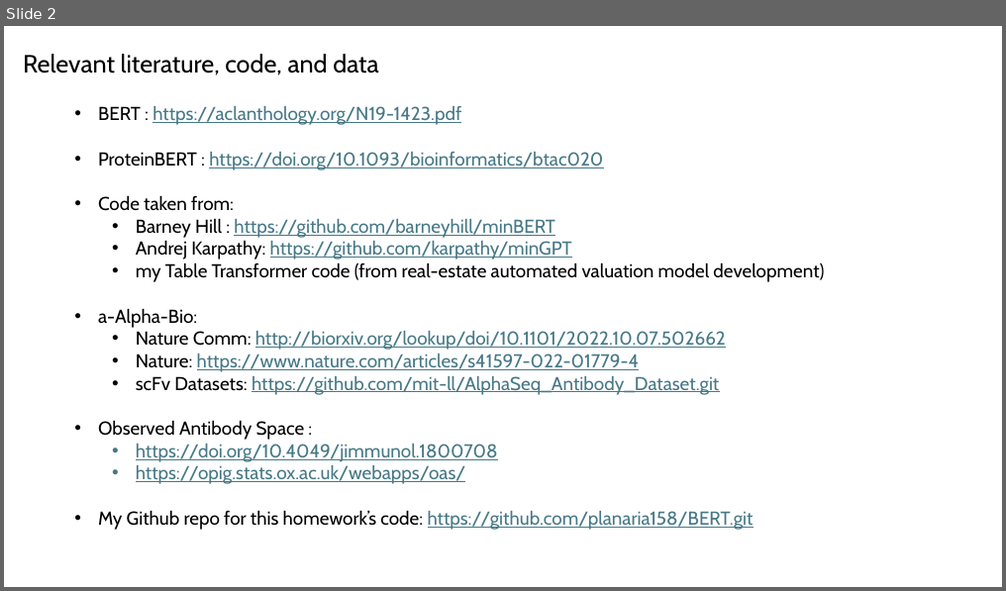
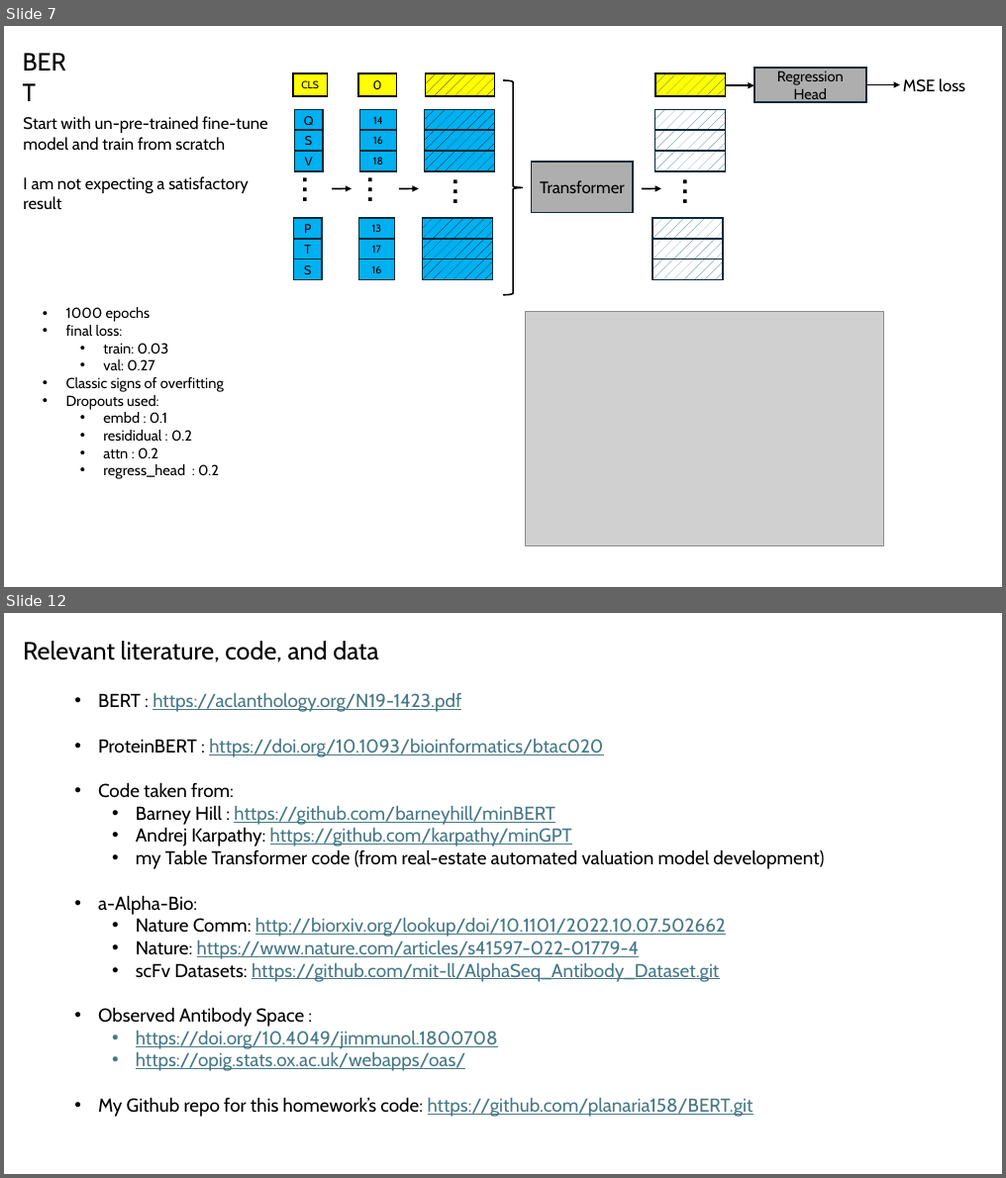
Before and after one commit to planaria158/BERT-antibody-antigen-binding-energy, a slide deck: Homework-aAlphaBio.pptx. Shown one above the other, each under a label of ours: slide 2 before the commit, slides 7 and 12 after it; the slides between them are not shown. The pictures are 1006x591 and 1006x1178 pixels, drawn with LibreOffice and Linux fonts; fonts in the diff are those of the drawing; grey boxes stand for pictures. Boxes give left, top, right and bottom in pixels: in the first picture for what was removed or moved away, otherwise in the second. Text is boxed around its words. In the diff, an @@ line names an element or a change of style, - is before the commit and + after.

```diff
--- a/Homework-aAlphaBio.pptx
+++ b/Homework-aAlphaBio.pptx
@@ slide 7 added at (4, 26, 1002, 587), background #FFFFFF @@
@@ text added at (15, 43, 86, 79), 24 pt, text #000000 @@
+BERT
@@ group added at (291, 68, 965, 295): 30 rectangles, 5 arrows, 5 texts, 1 right brace @@
+Transformer
+Q
+S
+V
+…
+CLS
+P
+T
+S
+…
+14
+16
+18
+0
+13
+17
+16
+…
+…
+Regression Head
+MSE loss
@@ text added at (23, 116, 267, 210), 16 pt, text #000000 @@
+Start with un-pre-trained fine-tune model and train from scratch
+I am not expecting a satisfactory result
@@ text added at (66, 307, 224, 479), 14 pt, text #000000 @@
+• 1000 epochs
+• final loss:
+  • train: 0.03
+  • val: 0.27
+• Classic signs of overfitting
+• Dropouts used:
+  • embd : 0.1
+  • resididual : 0.2
+  • attn : 0.2
+  • regress_head : 0.2
@@ picture added at (525, 311, 884, 547) @@
@@ what was slide 2 is now slide 12 @@
```
Also in this commit, not shown: 3 slides changed, 8 other slides added, 1 slide removed.
